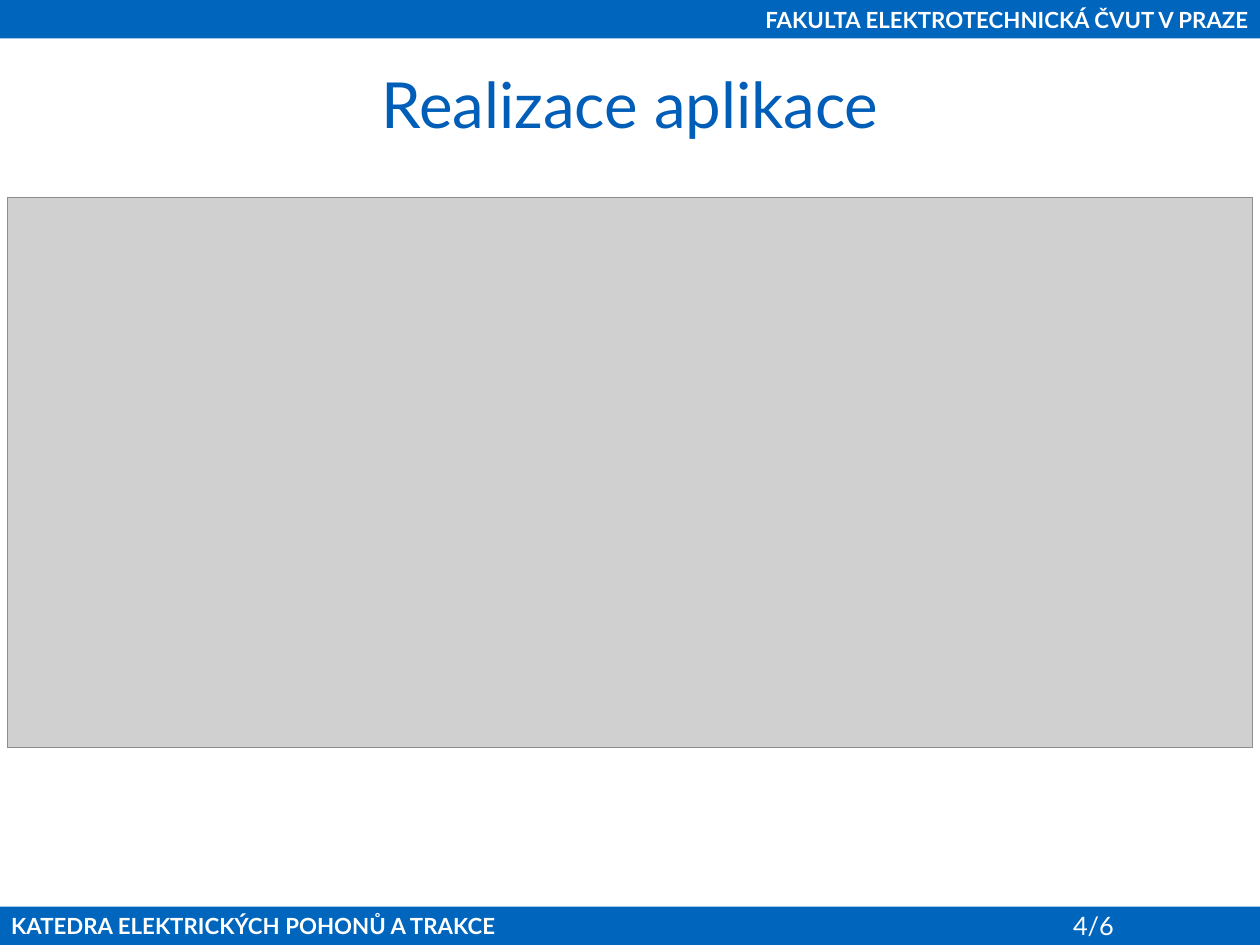
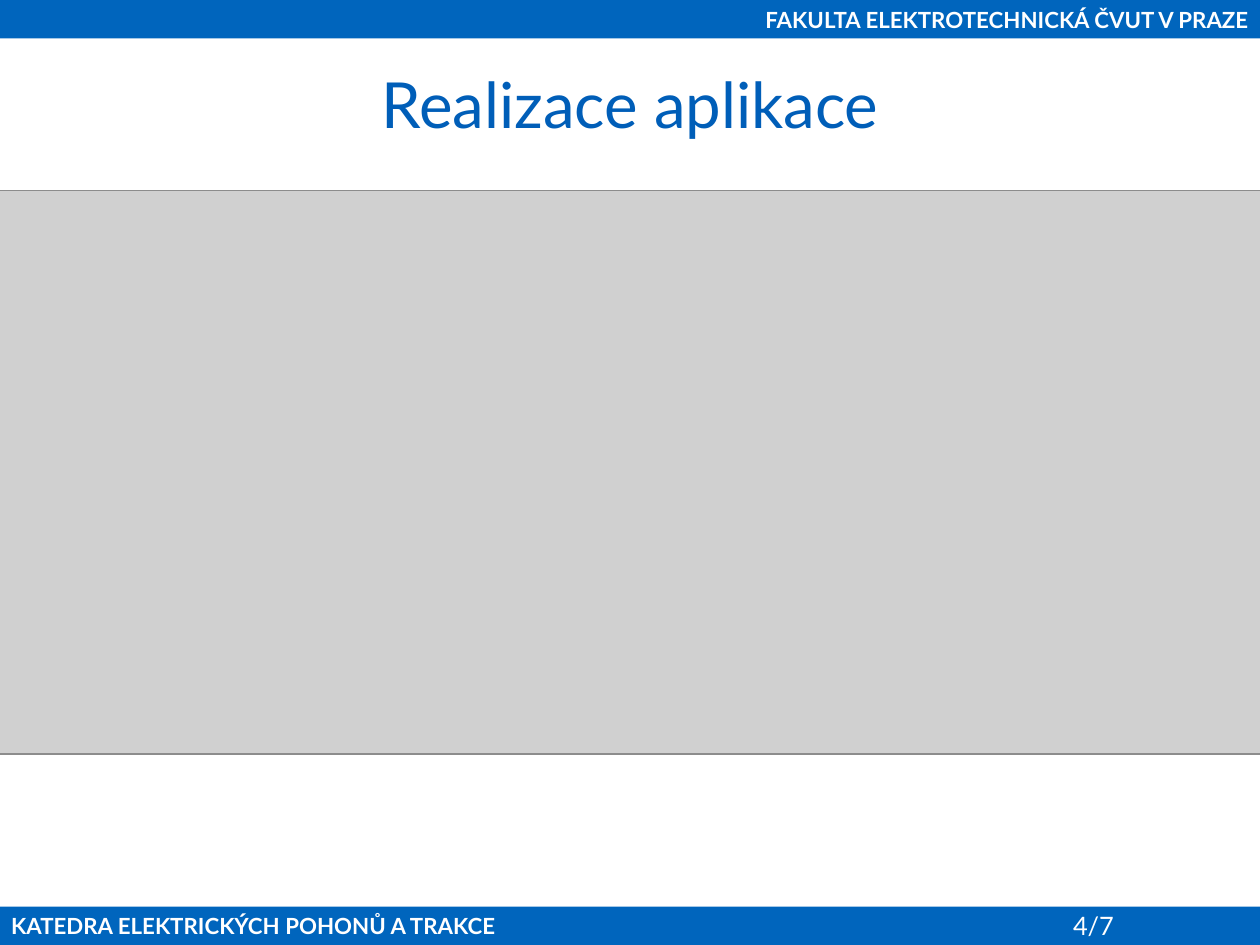
Before and after one commit to petrzakopal/dp, a slide deck: slide 4 of presentation/Zakopal-prezentace.pptx. Drawn at 1260x945 pixels with LibreOffice and Linux fonts; fonts in the diff are those of the drawing; grey boxes stand for pictures; background and template pictures are left out. Boxes give left, top, right and bottom in pixels: in the first picture for what was removed or moved away, otherwise in the second. Text is boxed around its words. In the diff, an @@ line names an element or a change of style, - is before the commit and + after.

Commit message:
úprava prezentace

```diff
--- a/presentation/Zakopal-prezentace.pptx
+++ b/presentation/Zakopal-prezentace.pptx
@@ picture: place and size @@
-picture at bbox=[8, 198, 1253, 748]
+picture at bbox=[0, 191, 1260, 755]
@@ page number at bbox=[1073, 916, 1114, 936]: text changed @@
-4/6
+4/7
```
